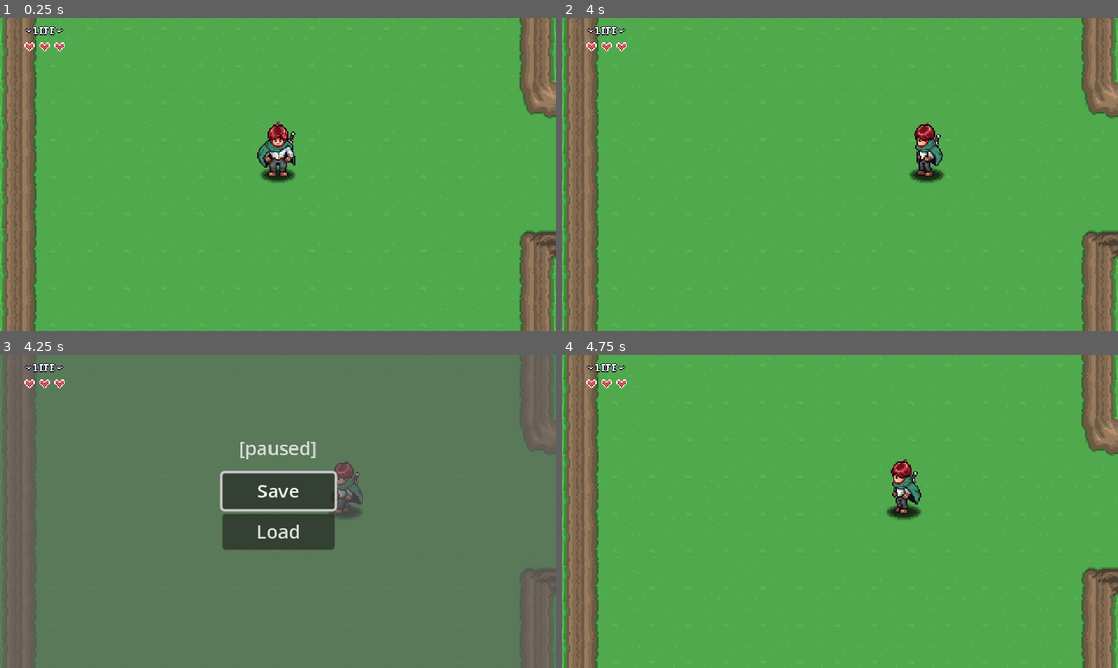
Above: before the commit, frames 1-4 (two rows, left to right).
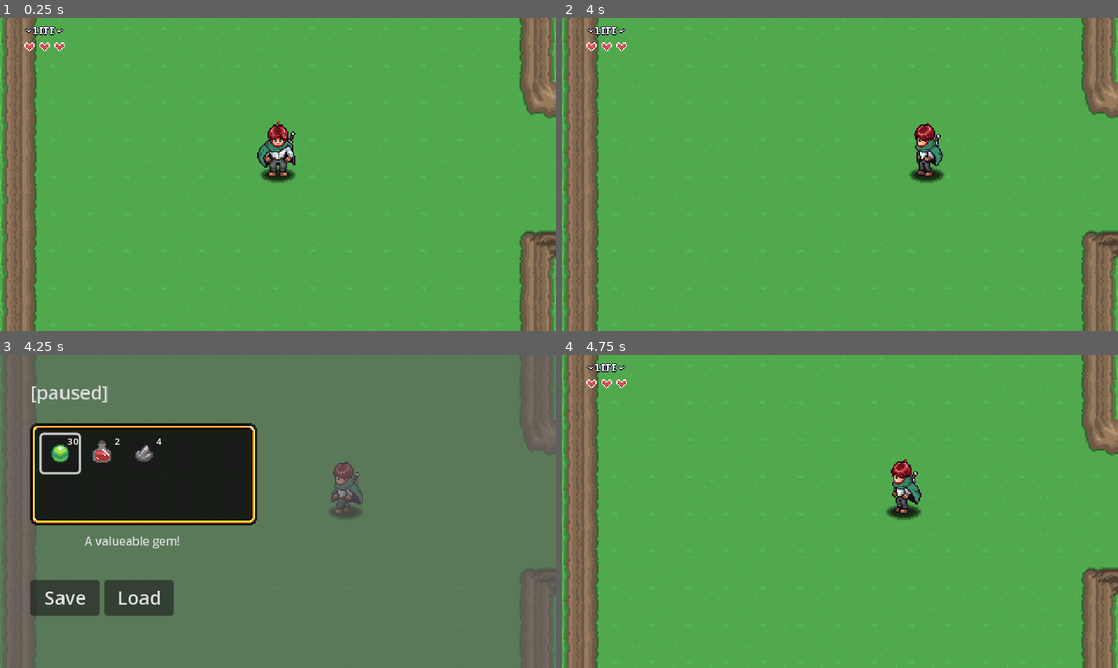
Above: after the commit, the same moments.

Repository: jaus0416/godotlearn
Game: Godot game, scene res://05_2d_adventure_rpg_game/levels/area_01/area_01.tscn
Same seed, same stepped clock (60 frames per second), same inputs: the game is played once before the commit and once after it.
Inputs (mouse positions are in pixels of both pictures, inside the frame that each line leads up to):
- Up to frame 1 (0.25 s): no input
- Up to frame 2 (4 s): tap Enter (start_game) at 0.5, 1.35, 2.85 s; move the mouse to (962, 158) at 0.52 s; hold Right (move_right) 0.53-1.28 s; hold Z (attack) 0.53-1.28 s; click (962, 158) at 0.67 s; tap Space (jump) at 0.77, 1.52, 3.02, 3.77 s; move the mouse to (728, 190) at 1.27 s; hold S (move_back) 1.28-2.03 s; move the mouse to (895, 105) at 2.02 s; hold Right (move_right) 2.03-2.78 s; hold Z (attack) 2.03-2.78 s; move the mouse to (812, 237) at 2.77 s; hold W (move_forward) 2.78-3.53 s; click (812, 237) at 2.92 s; move the mouse to (1006, 221) at 3.52 s; hold Left (move_left) from 3.53 s (still down); hold Z (attack) from 3.53 s (still down)
- Up to frame 3 (4.25 s): keep holding Left (move_left); keep holding Z (attack); tap Escape (pause) at 4.15 s
- Up to frame 4 (4.75 s): release Left (move_left) at 4.25 s; release Z (attack) at 4.25 s; click "Save" at 4.25 s

Frames 1-2 are identical in both runs. In frame 3, 21% of the frame differs, in the area x 4-61%, y 2-84%; in frame 4, nothing differs.

Commit message:
feature:动作冒险rpg游戏-库存系统

Diff:
--- /dev/null
+++ b/05_2d_adventure_rpg_game/GUI/pause_menu/inventory/inventory_slot.tscn
@@ -0,0 +1,32 @@
+[gd_scene load_steps=4 format=3 uid="uid://dd34fke0kff58"]
+
+[ext_resource type="Script" path="res://05_2d_adventure_rpg_game/GUI/pause_menu/inventory/scripts/inventory_slot_ui.gd" id="1_ghasv"]
+[ext_resource type="Texture2D" uid="uid://csdapo5jnaegs" path="res://assert/05/items/sprites/items.png" id="1_gu6hv"]
+
+[sub_resource type="AtlasTexture" id="AtlasTexture_uvwag"]
+atlas = ExtResource("1_gu6hv")
+region = Rect2(0, 0, 32, 32)
+
+[node name="InventorySlot" type="Button"]
+custom_minimum_size = Vector2(32, 32)
+offset_right = 32.0
+offset_bottom = 32.0
+text = "
+"
+script = ExtResource("1_ghasv")
+
+[node name="TextureRect" type="TextureRect" parent="."]
+layout_mode = 0
+offset_right = 32.0
+offset_bottom = 32.0
+texture = SubResource("AtlasTexture_uvwag")
+stretch_mode = 3
+
+[node name="Label" type="Label" parent="."]
+layout_mode = 0
+offset_right = 32.0
+offset_bottom = 32.0
+theme_override_font_sizes/font_size = 8
+text = "99
+"
+horizontal_alignment = 2
--- /dev/null
+++ b/05_2d_adventure_rpg_game/GUI/pause_menu/inventory/player_inventory.tres
@@ -0,0 +1,26 @@
+[gd_resource type="Resource" script_class="InventoryData" load_steps=9 format=3 uid="uid://bje7g0ganfnry"]
+
+[ext_resource type="Script" path="res://05_2d_adventure_rpg_game/GUI/pause_menu/inventory/scripts/inventory_data.gd" id="1_nhx6r"]
+[ext_resource type="Script" path="res://05_2d_adventure_rpg_game/GUI/pause_menu/inventory/scripts/slot_data.gd" id="2_w0gom"]
+[ext_resource type="Resource" uid="uid://dqy1fl2l6ugqp" path="res://05_2d_adventure_rpg_game/items/gem.tres" id="3_ow0xk"]
+[ext_resource type="Resource" uid="uid://bmynfgbkqbmhg" path="res://05_2d_adventure_rpg_game/items/potion.tres" id="4_sqvqq"]
+[ext_resource type="Resource" uid="uid://bxr72sb1b30bh" path="res://05_2d_adventure_rpg_game/items/stone.tres" id="5_55g7h"]
+
+[sub_resource type="Resource" id="Resource_drbdw"]
+script = ExtResource("2_w0gom")
+item_data = ExtResource("3_ow0xk")
+quantity = 30
+
+[sub_resource type="Resource" id="Resource_cw06b"]
+script = ExtResource("2_w0gom")
+item_data = ExtResource("4_sqvqq")
+quantity = 2
+
+[sub_resource type="Resource" id="Resource_xs8u6"]
+script = ExtResource("2_w0gom")
+item_data = ExtResource("5_55g7h")
+quantity = 4
+
+[resource]
+script = ExtResource("1_nhx6r")
+slots = Array[ExtResource("2_w0gom")]([SubResource("Resource_drbdw"), SubResource("Resource_cw06b"), SubResource("Resource_xs8u6"), null, null, null, null, null, null, null])
--- /dev/null
+++ b/05_2d_adventure_rpg_game/GUI/pause_menu/inventory/scripts/inventory_data.gd
@@ -0,0 +1,8 @@
+extends Resource
+class_name InventoryData
+
+@export var slots : Array[SlotData]
+
+func add_item() -> void:
+
+	pass
--- /dev/null
+++ b/05_2d_adventure_rpg_game/GUI/pause_menu/inventory/scripts/inventory_slot_ui.gd
@@ -0,0 +1,31 @@
+extends Button
+class_name InventorySlotUI
+
+var slot_data : SlotData : set = set_slot_data
+
+@onready var texture_rect : TextureRect = $TextureRect
+@onready var label : Label = $Label
+
+func _ready() -> void:
+	texture_rect.texture = null
+	label.text = ""
+	focus_entered.connect(item_focused)
+	focus_exited.connect(item_unfocused)
+	pass
+
+func set_slot_data(value : SlotData) -> void:
+	slot_data = value
+	if !slot_data:
+		return
+	texture_rect.texture = slot_data.item_data.texture
+	label.text = str(slot_data.quantity)
+	pass
+
+func item_focused() -> void:
+	if slot_data and slot_data.item_data:
+			PauseMenu.update_item_description(slot_data.item_data.description)
+	pass
+
+func item_unfocused() -> void:
+	PauseMenu.update_item_description("")
+	pass
--- /dev/null
+++ b/05_2d_adventure_rpg_game/GUI/pause_menu/inventory/scripts/inventory_ui.gd
@@ -0,0 +1,25 @@
+extends Node
+class_name InventoryUI
+
+const INVENTORY_SLOT = preload("res://05_2d_adventure_rpg_game/GUI/pause_menu/inventory/inventory_slot.tscn")
+
+@export var data : InventoryData
+
+func _ready() -> void:
+	PauseMenu.shown.connect(update_inventory)
+	PauseMenu.hidden.connect(clear_inventory)
+	clear_inventory()
+	pass
+
+func clear_inventory() -> void:
+	for c in get_children():
+		c.queue_free()
+	pass
+
+func update_inventory() -> void:
+	for s in data.slots:
+		var new_slot = INVENTORY_SLOT.instantiate()
+		add_child(new_slot)
+		new_slot.slot_data = s
+	get_child(0).grab_focus()
+	pass
--- /dev/null
+++ b/05_2d_adventure_rpg_game/GUI/pause_menu/inventory/scripts/slot_data.gd
@@ -0,0 +1,5 @@
+extends Resource
+class_name SlotData
+
+@export var item_data : ItemData
+@export var quantity : int = 0
--- a/05_2d_adventure_rpg_game/GUI/pause_menu/pause_menu.gd
+++ b/05_2d_adventure_rpg_game/GUI/pause_menu/pause_menu.gd
@@ -1,7 +1,11 @@
 extends CanvasLayer
 
-@onready var button_save : Button = $VBoxContainer/ButtonSave
-@onready var button_load : Button = $VBoxContainer/ButtonLoad
+signal shown
+signal hidden
+
+@onready var button_save : Button = $Control/HBoxContainer/ButtonSave
+@onready var button_load : Button = $Control/HBoxContainer/ButtonLoad
+@onready var item_description : Label = $Control/ItemDescription
 
 var is_paused : bool = false
 
@@ -23,16 +27,20 @@
 	pass
 
 func show_pause_menu() -> void:
+	PlayerHud.visible = false
 	get_tree().paused = true
 	visible = true
 	is_paused = true
 	button_save.grab_focus()
+	shown.emit()
 	pass
 
 func hide_pause_menu() -> void:
+	PlayerHud.visible = true
 	get_tree().paused = false
 	visible = false
 	is_paused = false
+	hidden.emit()
 	pass
 
 func _on_save_pressed() -> void:
@@ -51,3 +59,7 @@
 
 	hide_pause_menu()
 	pass
+
+func update_item_description(new_text : String) -> void:
+	item_description.text = new_text
+	pass
--- a/05_2d_adventure_rpg_game/GUI/pause_menu/pause_menu.tscn
+++ b/05_2d_adventure_rpg_game/GUI/pause_menu/pause_menu.tscn
@@ -1,12 +1,40 @@
-[gd_scene load_steps=2 format=3 uid="uid://cckb6damfbls1"]
+[gd_scene load_steps=8 format=3 uid="uid://cckb6damfbls1"]
 
 [ext_resource type="Script" path="res://05_2d_adventure_rpg_game/GUI/pause_menu/pause_menu.gd" id="1_ugkpd"]
+[ext_resource type="Texture2D" uid="uid://csdapo5jnaegs" path="res://assert/05/items/sprites/items.png" id="2_77l2e"]
+[ext_resource type="Script" path="res://05_2d_adventure_rpg_game/GUI/pause_menu/inventory/scripts/inventory_ui.gd" id="3_aokp2"]
+[ext_resource type="PackedScene" uid="uid://dd34fke0kff58" path="res://05_2d_adventure_rpg_game/GUI/pause_menu/inventory/inventory_slot.tscn" id="3_cdwlf"]
+[ext_resource type="Resource" uid="uid://bje7g0ganfnry" path="res://05_2d_adventure_rpg_game/GUI/pause_menu/inventory/player_inventory.tres" id="4_w6riv"]
+
+[sub_resource type="AtlasTexture" id="AtlasTexture_2n2tk"]
+atlas = ExtResource("2_77l2e")
+region = Rect2(96, 0, 32, 32)
+
+[sub_resource type="StyleBoxTexture" id="StyleBoxTexture_uctvb"]
+content_margin_left = 10.0
+content_margin_top = 10.0
+content_margin_right = 10.0
+content_margin_bottom = 10.0
+texture = SubResource("AtlasTexture_2n2tk")
+texture_margin_left = 14.0
+texture_margin_top = 14.0
+texture_margin_right = 14.0
+texture_margin_bottom = 14.0
 
 [node name="PauseMenu" type="CanvasLayer"]
 process_mode = 3
 script = ExtResource("1_ugkpd")
 
-[node name="ColorRect" type="ColorRect" parent="."]
+[node name="Control" type="Control" parent="."]
+layout_mode = 3
+anchors_preset = 15
+anchor_right = 1.0
+anchor_bottom = 1.0
+grow_horizontal = 2
+grow_vertical = 2
+
+[node name="ColorRect" type="ColorRect" parent="Control"]
+layout_mode = 1
 anchors_preset = 15
 anchor_right = 1.0
 anchor_bottom = 1.0
@@ -14,39 +42,94 @@
 grow_vertical = 2
 color = Color(0.372549, 0.372549, 0.372549, 0.654902)
 
-[node name="VBoxContainer" type="VBoxContainer" parent="."]
+[node name="HBoxContainer" type="HBoxContainer" parent="Control"]
+layout_mode = 1
 anchors_preset = 8
 anchor_left = 0.5
 anchor_top = 0.5
 anchor_right = 0.5
 anchor_bottom = 0.5
-offset_left = -48.5
-offset_top = -33.0
-offset_right = 48.5
-offset_bottom = 33.0
+offset_left = -214.0
+offset_top = 59.0
+offset_right = -90.0
+offset_bottom = 90.0
 grow_horizontal = 2
 grow_vertical = 2
 
-[node name="ButtonSave" type="Button" parent="VBoxContainer"]
+[node name="ButtonSave" type="Button" parent="Control/HBoxContainer"]
+custom_minimum_size = Vector2(60, 20)
 layout_mode = 2
 text = "Save"
 
-[node name="ButtonLoad" type="Button" parent="VBoxContainer"]
+[node name="ButtonLoad" type="Button" parent="Control/HBoxContainer"]
+custom_minimum_size = Vector2(60, 20)
 layout_mode = 2
 text = "Load
 "
 
-[node name="Label" type="Label" parent="."]
+[node name="Label" type="Label" parent="Control"]
 modulate = Color(0.858218, 0.858218, 0.858218, 1)
+layout_mode = 1
 anchors_preset = 8
 anchor_left = 0.5
 anchor_top = 0.5
 anchor_right = 0.5
 anchor_bottom = 0.5
-offset_left = -34.0
-offset_top = -66.0
-offset_right = 33.0
-offset_bottom = -43.0
+offset_left = -214.0
+offset_top = -114.0
+offset_right = -147.0
+offset_bottom = -91.0
 grow_horizontal = 2
 grow_vertical = 2
 text = "[paused]"
+
+[node name="ItemDescription" type="Label" parent="Control"]
+modulate = Color(0.858218, 0.858218, 0.858218, 1)
+layout_mode = 1
+anchors_preset = 8
+anchor_left = 0.5
+anchor_top = 0.5
+anchor_right = 0.5
+anchor_bottom = 0.5
+offset_left = -210.0
+offset_top = 18.0
+offset_right = -41.0
+offset_bottom = 49.0
+grow_horizontal = 2
+grow_vertical = 2
+theme_override_font_sizes/font_size = 10
+text = "The red drink restores your health!qwerqwerqwerqwerqwerq"
+horizontal_alignment = 1
+autowrap_mode = 2
+
+[node name="PanelContainer" type="PanelContainer" parent="Control"]
+layout_mode = 0
+offset_left = 26.0
+offset_top = 59.0
+offset_right = 222.0
+offset_bottom = 147.0
+theme_override_styles/panel = SubResource("StyleBoxTexture_uctvb")
+
+[node name="GridContainer" type="GridContainer" parent="Control/PanelContainer"]
+layout_mode = 2
+columns = 5
+script = ExtResource("3_aokp2")
+data = ExtResource("4_w6riv")
+
+[node name="InventorySlot" parent="Control/PanelContainer/GridContainer" instance=ExtResource("3_cdwlf")]
+layout_mode = 2
+
+[node name="InventorySlot2" parent="Control/PanelContainer/GridContainer" instance=ExtResource("3_cdwlf")]
+layout_mode = 2
+
+[node name="InventorySlot3" parent="Control/PanelContainer/GridContainer" instance=ExtResource("3_cdwlf")]
+layout_mode = 2
+
+[node name="InventorySlot4" parent="Control/PanelContainer/GridContainer" instance=ExtResource("3_cdwlf")]
+layout_mode = 2
+
+[node name="InventorySlot5" parent="Control/PanelContainer/GridContainer" instance=ExtResource("3_cdwlf")]
+layout_mode = 2
+
+[node name="InventorySlot6" parent="Control/PanelContainer/GridContainer" instance=ExtResource("3_cdwlf")]
+layout_mode = 2
--- /dev/null
+++ b/05_2d_adventure_rpg_game/items/gem.tres
@@ -0,0 +1,14 @@
+[gd_resource type="Resource" script_class="ItemData" load_steps=4 format=3 uid="uid://dqy1fl2l6ugqp"]
+
+[ext_resource type="Script" path="res://05_2d_adventure_rpg_game/items/scripts/item_data.gd" id="1_6be48"]
+[ext_resource type="Texture2D" uid="uid://csdapo5jnaegs" path="res://assert/05/items/sprites/items.png" id="2_ifxd6"]
+
+[sub_resource type="AtlasTexture" id="AtlasTexture_qrwci"]
+atlas = ExtResource("2_ifxd6")
+region = Rect2(0, 0, 32, 32)
+
+[resource]
+script = ExtResource("1_6be48")
+name = "Gem"
+description = "A valueable gem!"
+texture = SubResource("AtlasTexture_qrwci")
--- /dev/null
+++ b/05_2d_adventure_rpg_game/items/potion.tres
@@ -0,0 +1,14 @@
+[gd_resource type="Resource" script_class="ItemData" load_steps=4 format=3 uid="uid://bmynfgbkqbmhg"]
+
+[ext_resource type="Script" path="res://05_2d_adventure_rpg_game/items/scripts/item_data.gd" id="1_jik8j"]
+[ext_resource type="Texture2D" uid="uid://csdapo5jnaegs" path="res://assert/05/items/sprites/items.png" id="2_bojee"]
+
+[sub_resource type="AtlasTexture" id="AtlasTexture_mwqv8"]
+atlas = ExtResource("2_bojee")
+region = Rect2(32, 0, 32, 32)
+
+[resource]
+script = ExtResource("1_jik8j")
+name = "Potion"
+description = "The red drink restores your health!"
+texture = SubResource("AtlasTexture_mwqv8")
--- /dev/null
+++ b/05_2d_adventure_rpg_game/items/scripts/item_data.gd
@@ -0,0 +1,6 @@
+extends Resource
+class_name ItemData
+
+@export var name : String = ""
+@export_multiline var description : String = ""
+@export var texture : Texture2D
--- /dev/null
+++ b/05_2d_adventure_rpg_game/items/stone.tres
@@ -0,0 +1,14 @@
+[gd_resource type="Resource" script_class="ItemData" load_steps=4 format=3 uid="uid://bxr72sb1b30bh"]
+
+[ext_resource type="Script" path="res://05_2d_adventure_rpg_game/items/scripts/item_data.gd" id="1_hh8gx"]
+[ext_resource type="Texture2D" uid="uid://csdapo5jnaegs" path="res://assert/05/items/sprites/items.png" id="2_ic3p7"]
+
+[sub_resource type="AtlasTexture" id="AtlasTexture_1atlm"]
+atlas = ExtResource("2_ic3p7")
+region = Rect2(64, 0, 32, 32)
+
+[resource]
+script = ExtResource("1_hh8gx")
+name = "Stone"
+description = "Who doesn't love collecting rocks?"
+texture = SubResource("AtlasTexture_1atlm")
Binary file added: assert/05/items/sprites/items.png
Not shown, added: assert/05/items/sprites/items.png.import
